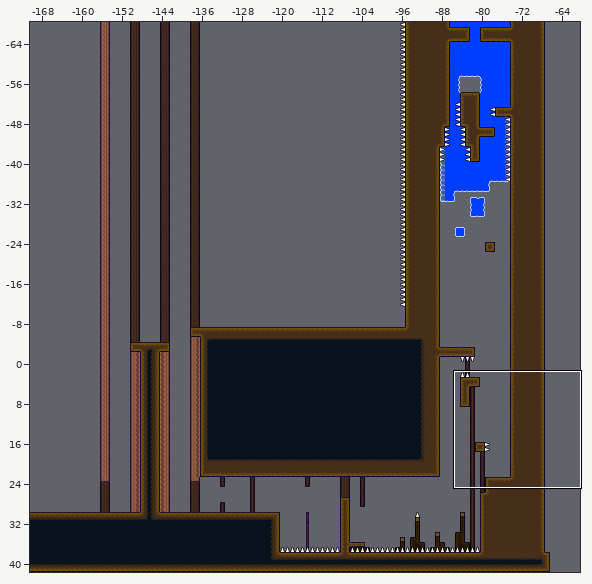
Tiled map, stored at Assets/TiledLevels/Level 2.tmx. Above, an overview of the earlier version with the close-up marked.
Close-up. Before the commit:
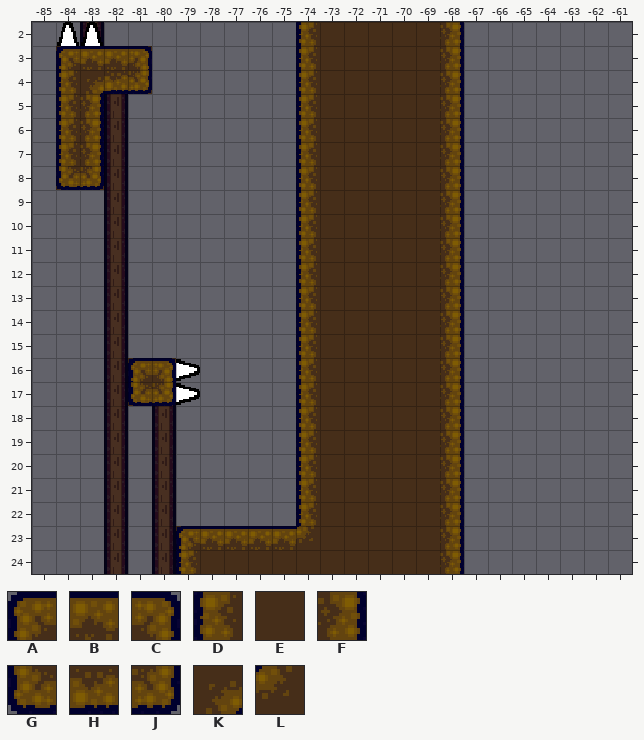
Cells are 16x16 px. Shown: x -85..-61, y 2..24. The commit also changed other parts of the map, which this record leaves out. Tiles whose own drawing changed are shown in their newer look in all pictures.
Key: from "mini_deny_tilemap5": A 0, B 1, C 2, D 16, E 17, F 18, G 32, H 33, J 34, K 98, L 146.
_ is an empty cell.
Layers that did not change in this view are not listed.
Layer "ground" before, first column x -85:
 2 ___________DEEEEEF_______
 3 _ABBC______DEEEEEF_______
 4 _DKHJ______DEEEEEF_______
 5 _DF________DEEEEEF_______
 6 _DF________DEEEEEF_______
 7 _DF________DEEEEEF_______
 8 _GJ________DEEEEEF_______
 9 ___________DEEEEEF_______
10 ___________DEEEEEF_______
11 ___________DEEEEEF_______
12 ___________DEEEEEF_______
13 ___________DEEEEEF_______
14 ___________DEEEEEF_______
15 ___________DEEEEEF_______
16 ____AC_____DEEEEEF_______
17 ____GJ_____DEEEEEF_______
18 ___________DEEEEEF_______
19 ___________DEEEEEF_______
20 ___________DEEEEEF_______
21 ___________DEEEEEF_______
22 ___________DEEEEEF_______
23 ______ABBBBLEEEEEF_______
24 ______DEEEEEEEEEEF_______
After the commit:
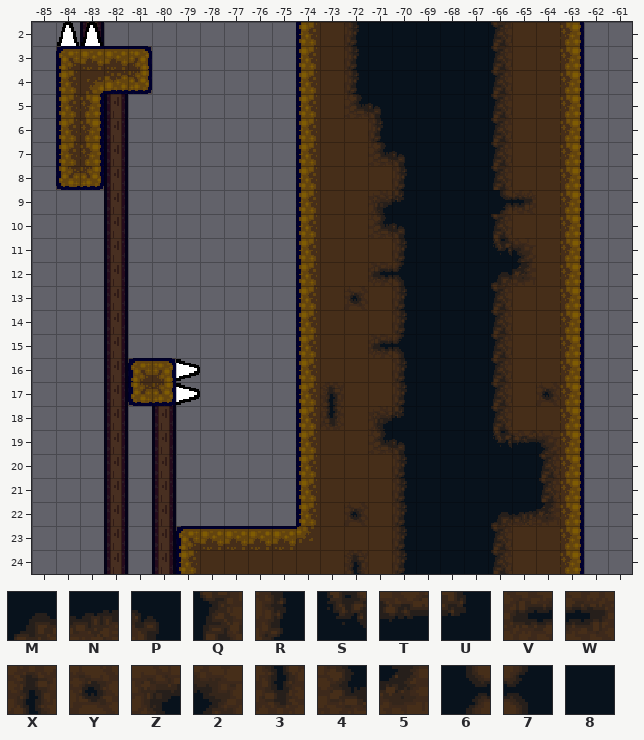
Further tiles: from "Deny Phase 1-2 Transition": M 0, N 1, P 2, Q 3, R 5, S 6, T 7, U 8, V 9, W 11, X 12, Y 14, Z 16, 2 17, 3 18, 4 19, 5 20, 6 39, 7 42; from "mini_deny_tilemap5": 8 20.
Diff:
Changed rows in their new state; . is an unchanged cell.
layer "prototype" opacity 100% -> 44%
Layer "ground":
first column x -73:
 2 .R88888QEEF
 3 .R88888QEEF
 4 .R88888QEEF
 5 .4P8888QEEF
 6 ..R8888QEEF
 7 ..4P888QEEF
 8 ...R888QEEF
 9 ..ZU8886WEF
10 ..4P888QEEF
11 ...R888S2EF
12 ..V7888M5EF
13 .Y.R888QEEF
14 ...R888QEEF
15 ..V7888QEEF
16 ...R888QEEF
17 X..R888QEYF
18 3.ZU888QEEF
19 ..4P888ST2F
20 ...R88888QF
21 ...R88888QF
22 .Y.R888MN5F
23 ...R888QEEF
24 .X.R888QEEF
